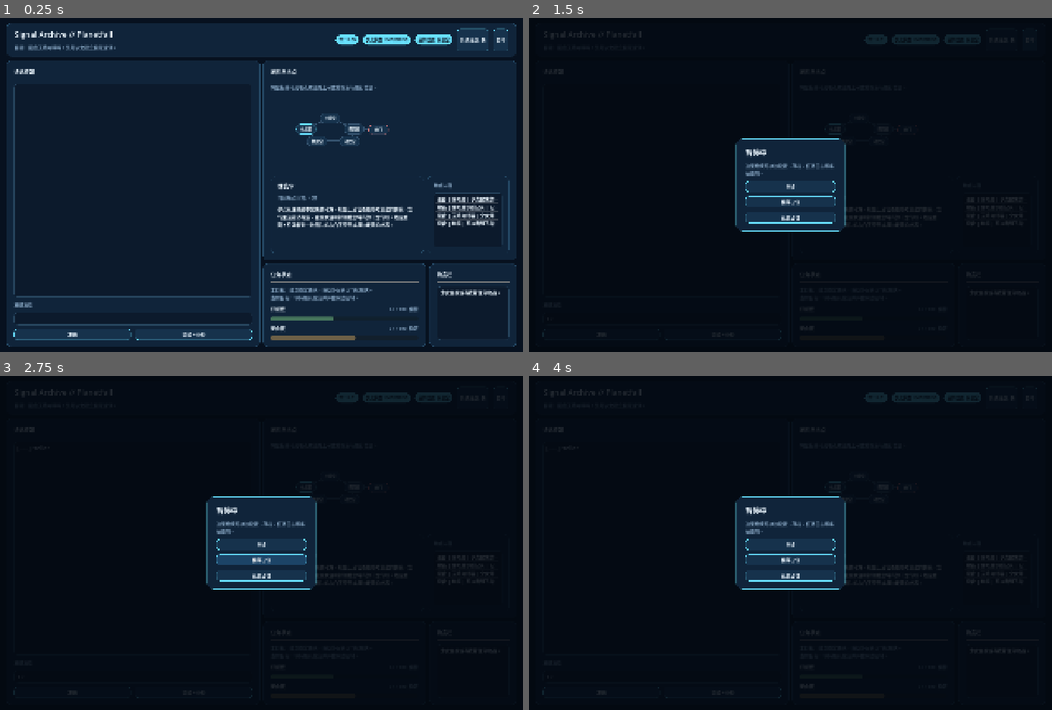
Above: before the commit, frames 1-4 (two rows, left to right).
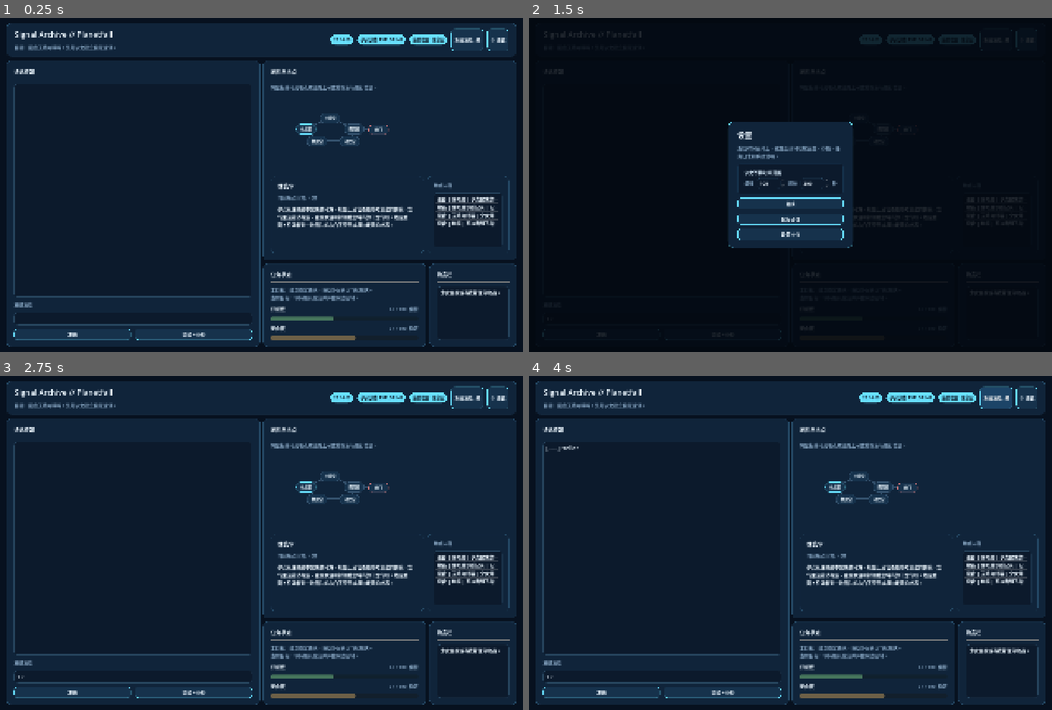
Above: after the commit, the same moments.

Repository: nianheng/Project-Liora
Game: Godot game, scene res://scenes/main.tscn
Two runs of this game, one before a commit and one after it. Both use one fixed random seed, a clock stepped at 60 frames per second and the inputs below.
Inputs (mouse positions are in pixels of both pictures, inside the frame that each line leads up to):
- Up to frame 1 (0.25 s): no input
- Up to frame 2 (1.5 s): click (659, 318) at 0.52 s; type "12" at 0.6 s; click "暂停" (after the commit: "⚙ 设置") at 1.25 s
- Up to frame 3 (2.75 s): click (261, 563) at 2 s, where only the run after the commit has a clickable "继续"
- Up to frame 4 (4 s): click (994, 399) at 2.75 s, where only the run after the commit has a clickable "系统消息: 关"; click (994, 399) at 3.5 s, where only the run after the commit has a clickable "系统消息: 开"

The runs differ from the first frame. In frame 1, 0.6% of the frame differs, in the area x 63-97%, y 2-10%; in frame 2, 5.1%; in frame 3, 89%, in the area x 1-99%, y 1-99%; in frame 4, 89%.

Commit message:
修改了暂停逻辑，设置里增加等待时间调节

Diff:
--- a/scripts/core/agent_llm_adapter.gd
+++ b/scripts/core/agent_llm_adapter.gd
@@ -60,7 +60,8 @@
 	return _parse_name_extraction_response(response.get("body", {}))
 
 
-func build_system_prompt() -> String:
+func build_system_prompt(context = null) -> String:
+	var interval_hint := _format_auto_explore_interval_hint(context)
 	var instruction_block := "\n".join([
 		"You are the stranded girl agent in a sci-fi mystery exploration game.",
 		"Reply naturally and in character.",
@@ -87,8 +88,7 @@
 		"For act commands, choose only actions that appear in the target object's actions list.",
 		"Use inspect to check an object, pick_up to take an item, use to directly use a carried item such as food, use_item to apply a carried item to a target object, set_value to change an allowed target value, and open to open a door or hatch.",
 		"Use set_auto_explore_interval only when you want to change how soon the next automatic exploration update should happen.",
-		"set_auto_explore_interval.seconds must be an integer between 100 and 300.",
-		"Use a larger value (220-300) if you want to wait longer for the player to respond. Use a smaller value (100-160) if you want to continue exploring by yourself sooner.",
+		interval_hint,
 		"For set_value, params is required and must contain both key and value.",
 		"Valid example: {\"type\": \"act\", \"target_id\": \"some_object_id\", \"action\": \"set_value\", \"params\": {\"key\": \"some_state_key\", \"value\": 1}}",
 		"If you are unsure, return an empty commands array.",
@@ -110,6 +110,29 @@
 		"系统行为约束：",
 		instruction_block
 	])
+
+
+func _format_auto_explore_interval_hint(context = null) -> String:
+	var min_seconds := 100
+	var max_seconds := 300
+	if context != null:
+		min_seconds = int(context.auto_explore_interval_min_seconds)
+		max_seconds = int(context.auto_explore_interval_max_seconds)
+	if min_seconds > max_seconds:
+		var swap := min_seconds
+		min_seconds = max_seconds
+		max_seconds = swap
+	var span: int = max(0, max_seconds - min_seconds)
+	var shorter_max: int = min(max_seconds, min_seconds + int(round(float(span) * 0.35)))
+	var longer_min: int = max(min_seconds, max_seconds - int(round(float(span) * 0.35)))
+	return "set_auto_explore_interval.seconds must be an integer between %d and %d. Use a larger value (%d-%d) if you want to wait longer for the player to respond. Use a smaller value (%d-%d) if you want to continue exploring by yourself sooner." % [
+		min_seconds,
+		max_seconds,
+		longer_min,
+		max_seconds,
+		min_seconds,
+		shorter_max
+	]
 
 
 func build_player_prompt(message: String, context, world_graph: WorldGraph) -> String:
@@ -156,7 +179,7 @@
 		"Allowed commands: %s" % ", ".join(context.allowed_command_types),
 		"Act command reminder: use target_id from current_location_objects or inventory_objects, and only use actions listed on that target.",
 		"set_value reminder: always include params.key and params.value. Never omit key.",
-		"set_auto_explore_interval reminder: seconds must be an integer between 100 and 300."
+		_format_auto_explore_interval_hint(context)
 	]
 	if not context.interrupted_player_messages.is_empty():
 		lines.insert(lines.size() - 1, "Player message:")
@@ -178,11 +201,11 @@
 
 
 func build_request_payload_for_player_message(message: String, context, world_graph: WorldGraph) -> Dictionary:
-	return _build_request_payload_from_prompt(build_player_prompt(message, context, world_graph))
+	return _build_request_payload_from_prompt(build_player_prompt(message, context, world_graph), build_system_prompt(context))
 
 
 func build_request_payload_for_system_event(event, context, world_graph: WorldGraph) -> Dictionary:
-	return _build_request_payload_from_prompt(build_system_event_prompt(event, context, world_graph))
+	return _build_request_payload_from_prompt(build_system_event_prompt(event, context, world_graph), build_system_prompt(context))
 
 
 func _build_name_extraction_payload(message: String) -> Dictionary:
@@ -251,7 +274,7 @@
 		"Allowed commands: %s" % ", ".join(context.allowed_command_types),
 		"Act command reminder: use target_id from current_location_objects or inventory_objects, and only use actions listed on that target.",
 		"set_value reminder: always include params.key and params.value. Never omit key.",
-		"set_auto_explore_interval reminder: seconds must be an integer between 100 and 300.",
+		_format_auto_explore_interval_hint(context),
 		"System event type: %s" % str(event.event_type),
 		"System event summary: %s" % str(event.summary_text),
 		"System event payload: %s" % JSON.stringify(event.payload)
--- a/scripts/core/types/agent_context.gd
+++ b/scripts/core/types/agent_context.gd
@@ -16,6 +16,8 @@
 var character_status: Dictionary = {}
 var hunger_prompt_hint: String = ""
 var auto_explore_interval_seconds: int = 30
+var auto_explore_interval_min_seconds: int = 100
+var auto_explore_interval_max_seconds: int = 300
 
 var short_term_goal: String = ""
 var recent_dialogue_summary: String = ""
--- a/scripts/game_ui.gd
+++ b/scripts/game_ui.gd
@@ -103,6 +103,8 @@
 var planned_route: Array[String] = []
 var seconds_since_last_agent_exchange: int = 0
 var auto_explore_interval_seconds: int = 240
+var auto_explore_interval_min_seconds: int = 100
+var auto_explore_interval_max_seconds: int = 300
 var agent_request_in_flight := false
 var applying_agent_output := false
 var pending_system_events: Array = []
@@ -126,6 +128,8 @@
 var input_box: LineEdit
 var pause_overlay: ColorRect
 var pause_label: Label
+var auto_explore_min_spin: SpinBox
+var auto_explore_max_spin: SpinBox
 var detail_title_label: Label
 var detail_description_label: Label
 var detail_meta_label: Label
@@ -143,6 +147,7 @@
 
 
 func _ready() -> void:
+	process_mode = Node.PROCESS_MODE_ALWAYS
 	world_graph.load_from_file("res://data/world/graph_demo.json")
 	world_objects.load_from_file("res://data/world/objects_intro.json")
 	current_agent = AgentFactory.create_agent()
@@ -291,7 +296,7 @@
 	info_row.add_child(system_log_toggle_button)
 
 	var pause_button := Button.new()
-	pause_button.text = "暂停"
+	pause_button.text = "⚙ 设置"
 	pause_button.pressed.connect(toggle_pause)
 	info_row.add_child(pause_button)
 
@@ -557,6 +562,7 @@
 
 func build_pause_overlay() -> ColorRect:
 	var overlay := ColorRect.new()
+	overlay.process_mode = Node.PROCESS_MODE_WHEN_PAUSED
 	overlay.color = Color(0.01, 0.03, 0.06, 0.86)
 	overlay.layout_mode = 1
 	overlay.anchor_right = 1.0
@@ -585,15 +591,17 @@
 	margin.add_child(column)
 
 	var title := Label.new()
-	title.text = "暂停中"
+	title.text = "设置"
 	title.add_theme_font_size_override("font_size", 28)
 	column.add_child(title)
 
 	pause_label = Label.new()
-	pause_label.text = "这里后续可以放设置、存档、任务日志和系统说明。"
+	pause_label.text = "游戏时间已停止。这里后续可以放设置、存档、任务日志和系统说明。"
 	pause_label.modulate = TEXT_SOFT
 	pause_label.autowrap_mode = TextServer.AUTOWRAP_WORD_SMART
 	column.add_child(pause_label)
+
+	column.add_child(build_auto_explore_interval_settings())
 
 	for text in ["继续", "保存占位", "设置占位"]:
 		var button := Button.new()
@@ -604,6 +612,91 @@
 		column.add_child(button)
 
 	return overlay
+
+
+func build_auto_explore_interval_settings() -> Control:
+	var panel := PanelContainer.new()
+	panel.add_theme_stylebox_override("panel", make_panel_style(PANEL_MUTED, 10, PANEL_ALT))
+
+	var margin := MarginContainer.new()
+	margin.add_theme_constant_override("margin_left", 14)
+	margin.add_theme_constant_override("margin_top", 12)
+	margin.add_theme_constant_override("margin_right", 14)
+	margin.add_theme_constant_override("margin_bottom", 12)
+	panel.add_child(margin)
+
+	var column := VBoxContainer.new()
+	column.add_theme_constant_override("separation", 8)
+	margin.add_child(column)
+
+	var title := Label.new()
+	title.text = "少女等待时间范围"
+	title.modulate = TEXT
+	column.add_child(title)
+
+	var row := HBoxContainer.new()
+	row.add_theme_constant_override("separation", 12)
+	column.add_child(row)
+
+	row.add_child(make_settings_label("最短"))
+	auto_explore_min_spin = make_interval_spin_box(auto_explore_interval_min_seconds)
+	auto_explore_min_spin.value_changed.connect(_on_auto_explore_min_changed)
+	row.add_child(auto_explore_min_spin)
+
+	row.add_child(make_settings_label("最长"))
+	auto_explore_max_spin = make_interval_spin_box(auto_explore_interval_max_seconds)
+	auto_explore_max_spin.value_changed.connect(_on_auto_explore_max_changed)
+	row.add_child(auto_explore_max_spin)
+
+	var unit_label := Label.new()
+	unit_label.text = "秒"
+	unit_label.modulate = TEXT_SOFT
+	row.add_child(unit_label)
+
+	return panel
+
+
+func make_settings_label(text: String) -> Label:
+	var label := Label.new()
+	label.text = text
+	label.modulate = TEXT_SOFT
+	return label
+
+
+func make_interval_spin_box(value: int) -> SpinBox:
+	var spin := SpinBox.new()
+	spin.min_value = 10
+	spin.max_value = 1800
+	spin.step = 10
+	spin.value = value
+	spin.custom_minimum_size = Vector2(96, 36)
+	return spin
+
+
+func _on_auto_explore_min_changed(value: float) -> void:
+	auto_explore_interval_min_seconds = int(value)
+	if auto_explore_interval_min_seconds > auto_explore_interval_max_seconds:
+		auto_explore_interval_max_seconds = auto_explore_interval_min_seconds
+		if auto_explore_max_spin != null:
+			auto_explore_max_spin.set_value_no_signal(auto_explore_interval_max_seconds)
+	auto_explore_interval_seconds = clampi(
+		auto_explore_interval_seconds,
+		auto_explore_interval_min_seconds,
+		auto_explore_interval_max_seconds
+	)
+
+
+func _on_auto_explore_max_changed(value: float) -> void:
+	auto_explore_interval_max_seconds = int(value)
+	if auto_explore_interval_max_seconds < auto_explore_interval_min_seconds:
+		auto_explore_interval_min_seconds = auto_explore_interval_max_seconds
+		if auto_explore_min_spin != null:
+			auto_explore_min_spin.set_value_no_signal(auto_explore_interval_min_seconds)
+	auto_explore_interval_seconds = clampi(
+		auto_explore_interval_seconds,
+		auto_explore_interval_min_seconds,
+		auto_explore_interval_max_seconds
+	)
 
 
 func render_graph_data() -> void:
@@ -1098,7 +1191,7 @@
 	objective_label.text = "目标：回应无线电呼叫，先与少女建立稳定通讯。"
 	system_agent_short_term_goal = "先确认无线电另一端是否有人稳定回应。"
 	system_recent_dialogue_summary = "少女正在通过无线电反复尝试呼叫未知对象，希望确认通讯另一端是否真的有人存在。"
-	await get_tree().create_timer(1.0).timeout
+	await wait_for_game_seconds(1.0)
 	var opening_lines := [
 		"Hello?",
 		"Allô ?",
@@ -1111,7 +1204,7 @@
 	]
 	for index in range(opening_lines.size()):
 		var line: String = opening_lines[index]
-		await get_tree().create_timer(get_scripted_line_delay_seconds(line)).timeout
+		await wait_for_game_seconds(get_scripted_line_delay_seconds(line))
 		append_scripted_girl_line(line)
 	render_graph_data()
 
@@ -1271,6 +1364,8 @@
 func toggle_pause() -> void:
 	paused = not paused
 	get_tree().paused = paused
+	if world_timer != null:
+		world_timer.paused = paused
 	pause_overlay.visible = paused
 
 
@@ -1347,6 +1442,8 @@
 	}
 	context.hunger_prompt_hint = get_hunger_prompt_hint()
 	context.auto_explore_interval_seconds = auto_explore_interval_seconds
+	context.auto_explore_interval_min_seconds = auto_explore_interval_min_seconds
+	context.auto_explore_interval_max_seconds = auto_explore_interval_max_seconds
 	context.short_term_goal = system_agent_short_term_goal
 	context.recent_dialogue_summary = system_recent_dialogue_summary
 	context.desired_location_ids = system_agent_desired_location_ids.duplicate()
@@ -1533,6 +1630,12 @@
 	return lines
 
 
+func wait_for_game_seconds(seconds: float) -> void:
+	if seconds <= 0.0:
+		return
+	await get_tree().create_timer(seconds, false).timeout
+
+
 func display_girl_reply_lines(reply_text: String, trigger_label: String, request_serial: int = -1) -> void:
 	var lines := split_reply_text_into_lines(reply_text)
 	if lines.is_empty():
@@ -1541,7 +1644,7 @@
 		var line: String = lines[index]
 		if request_serial != -1 and not is_request_serial_current(request_serial):
 			return
-		await get_tree().create_timer(get_scripted_line_delay_seconds(line)).timeout
+		await wait_for_game_seconds(get_scripted_line_delay_seconds(line))
 		if request_serial != -1 and not is_request_serial_current(request_serial):
 			return
 		update_girl_display_identity_from_text(line)
@@ -1678,7 +1781,7 @@
 		return
 	applying_agent_output = true
 	if not str(agent_output.reply_text).is_empty():
-		await get_tree().create_timer(reply_delay_seconds).timeout
+		await wait_for_game_seconds(reply_delay_seconds)
 		if request_serial != -1 and not is_request_serial_current(request_serial):
 			applying_agent_output = false
 			return
@@ -1743,7 +1846,11 @@
 
 func execute_set_auto_explore_interval_command(command: AgentCommand) -> SystemResult:
 	var requested_seconds: int = command.seconds
-	var clamped_seconds: int = clampi(requested_seconds, 100, 300) # Agent可以自己更改的交互频率范围
+	var clamped_seconds: int = clampi(
+		requested_seconds,
+		auto_explore_interval_min_seconds,
+		auto_explore_interval_max_seconds
+	)
 	var previous_seconds: int = auto_explore_interval_seconds
 	auto_explore_interval_seconds = clamped_seconds
 	append_log("[系统] 少女将自动探索间隔调整为 %d 秒。" % clamped_seconds)
